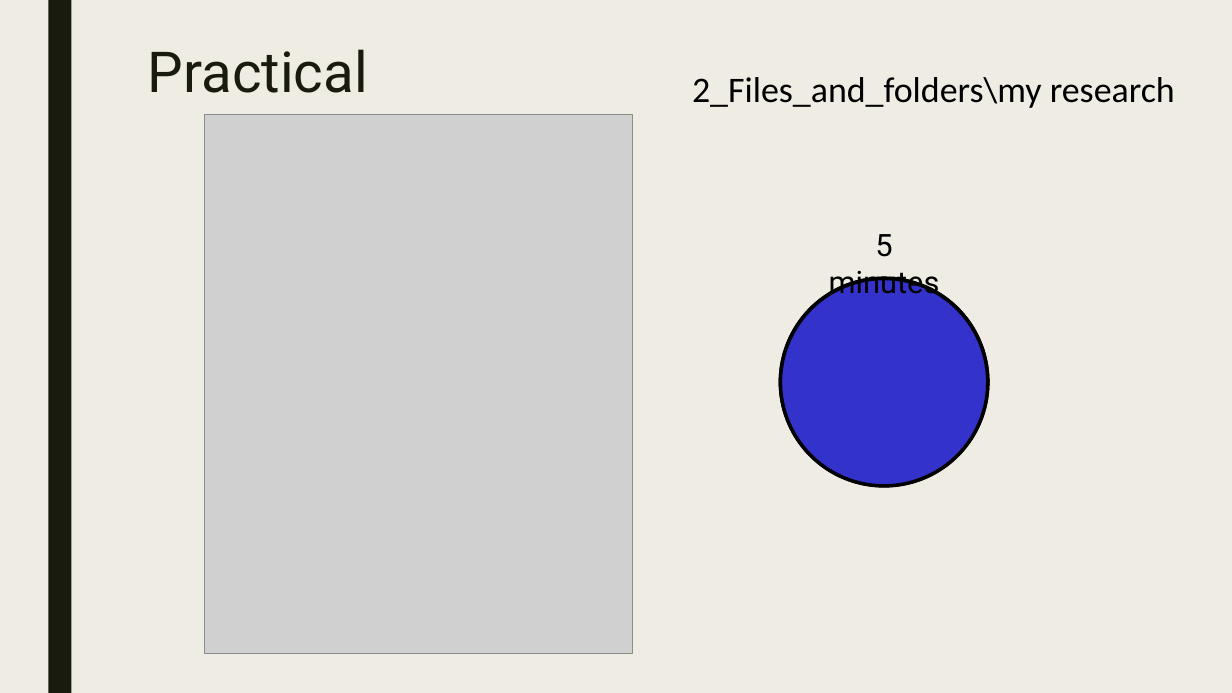
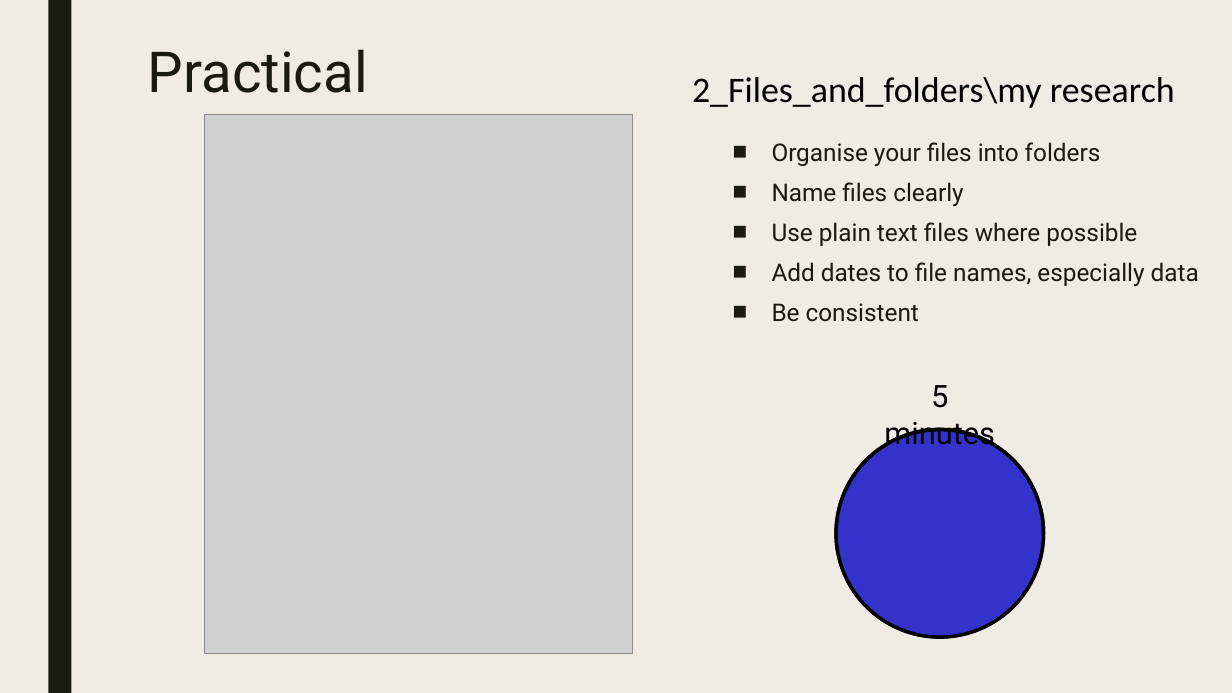
Before and after one commit to AugustT/reproducibility_masterclass, a slide deck: slide 18 of A Masterclass in Reproducibility.pptx. Drawn at 1232x693 pixels with LibreOffice and Linux fonts; fonts in the diff are those of the drawing; grey boxes stand for pictures. Boxes give left, top, right and bottom in pixels: in the first picture for what was removed or moved away, otherwise in the second. Text is boxed around its words. In the diff, an @@ line names an element or a change of style, - is before the commit and + after.

```diff
--- a/A Masterclass in Reproducibility.pptx
+++ b/A Masterclass in Reproducibility.pptx
@@ text added at (772,142,1199,322), 19 pt, text #191B0E @@
+■ Organise your files into folders
+■ Name files clearly
+■ Use plain text files where possible
+■ Add dates to file names, especially data
+■ Be consistent
@@ 2 freeform shapes, 1 text: place and size @@
-2 freeform shapes, 1 text at (781,234,988,485)
+2 freeform shapes, 1 text at (836,385,1043,637)
```
Also in this commit, not shown: 1 other slide changed, 1 other file.
